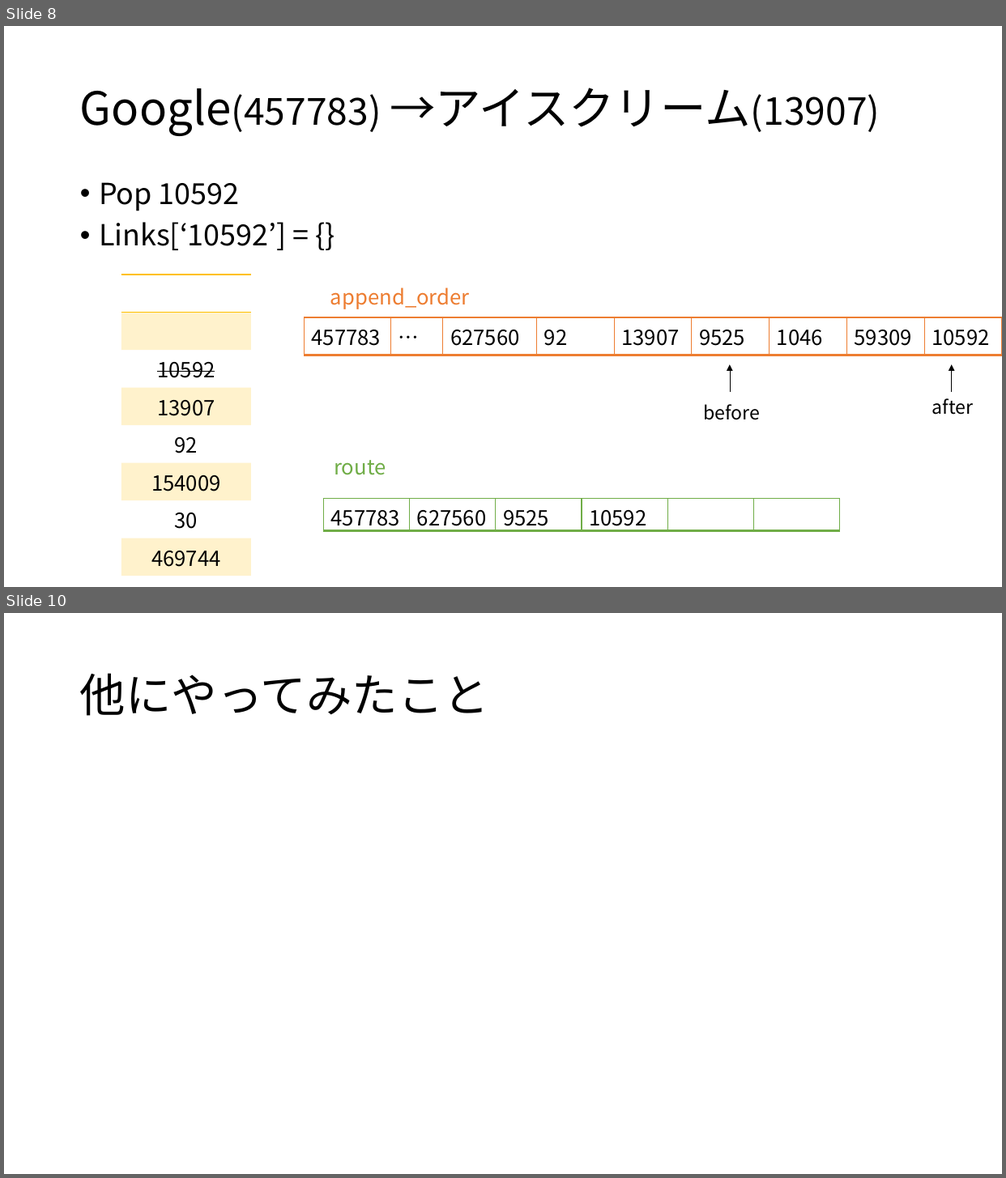
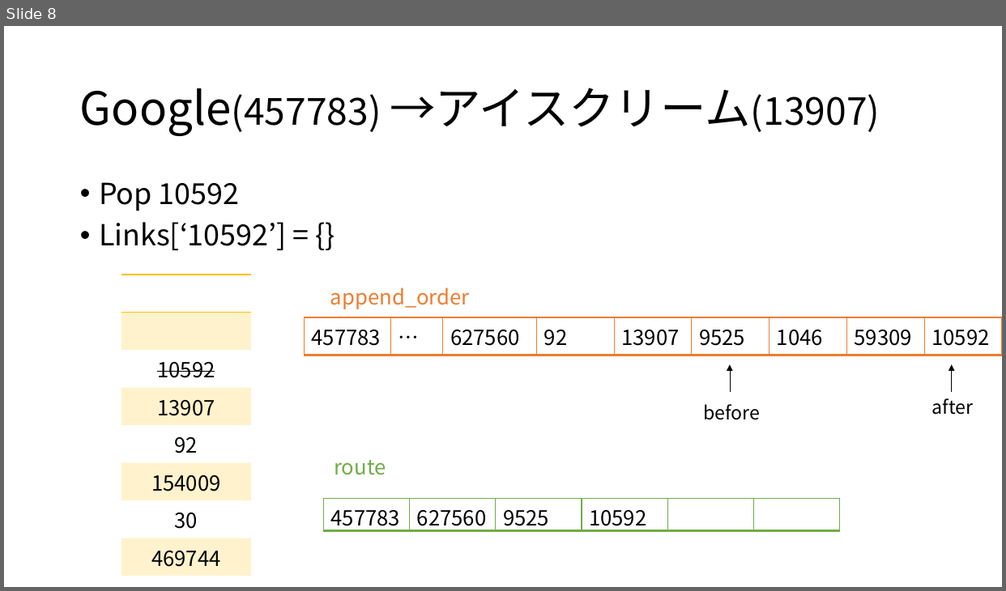
Before and after one commit to Yusen26/STEP-week4, a slide deck: グラフアルゴリズムの実装（DFS）.pptx. Shown one above the other, each under a label of ours: slides 8 and 10 before the commit, slide 8 after it; the slides between them are not shown. The pictures are 1006x1178 and 1006x591 pixels, drawn with LibreOffice and Linux fonts; fonts in the diff are those of the drawing. Boxes give left, top, right and bottom in pixels: in the first picture for what was removed or moved away, otherwise in the second. Text is boxed around its words. In the diff, an @@ line names an element or a change of style, - is before the commit and + after.

```diff
--- a/グラフアルゴリズムの実装（DFS）.pptx
+++ b/グラフアルゴリズムの実装（DFS）.pptx
@@ slide 10 removed at bbox=[4, 613, 1002, 1174], background #FFFFFF @@
@@ title removed at bbox=[80, 673, 489, 716] @@
-他にやってみたこと
```
Also in this commit, not shown: 3 slides added.
